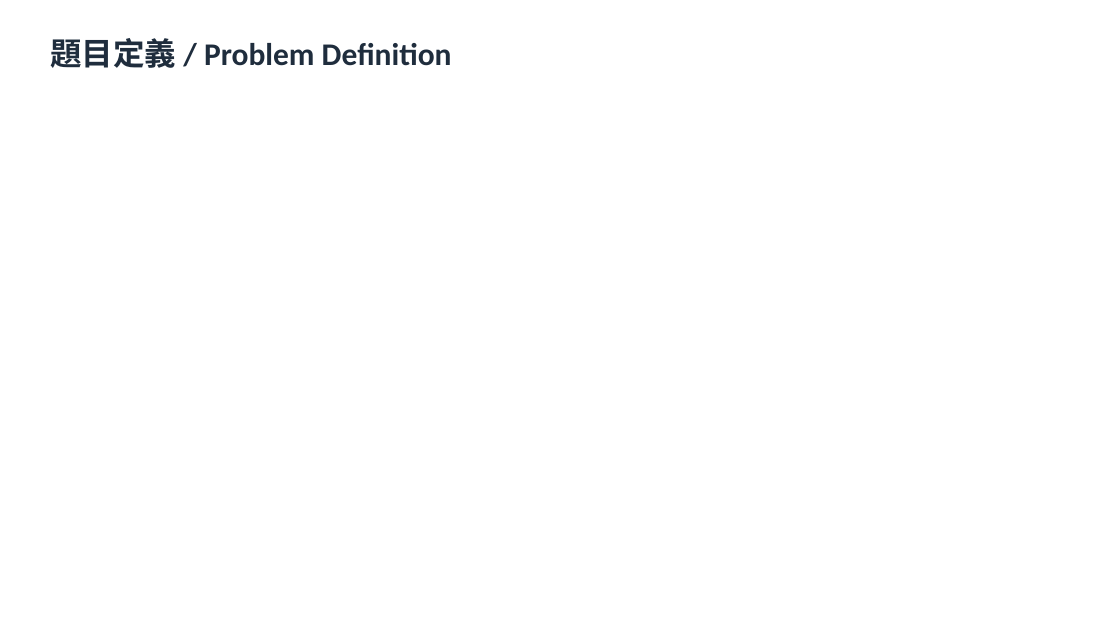
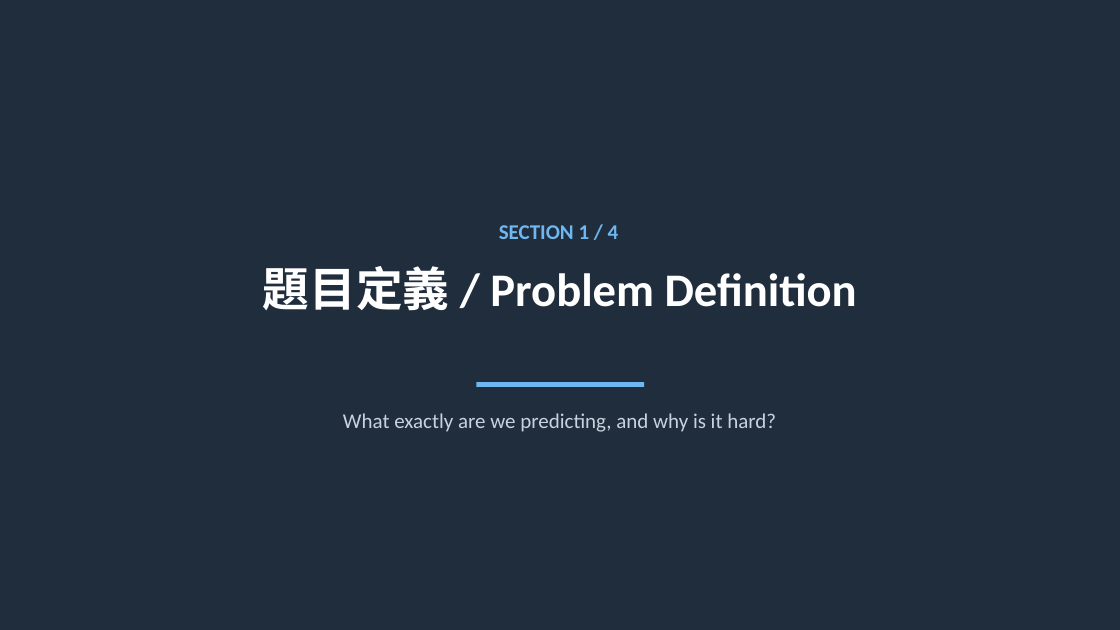
Before and after one commit to kmliy901054/cv2x-wifi-fingerprint, a slide deck: slide 3 of lab3/outputs/slides/lab3_presentation.pptx. Drawn at 1120x630 pixels with LibreOffice and Linux fonts; fonts in the diff are those of the drawing. Boxes give left, top, right and bottom in pixels: in the first picture for what was removed or moved away, otherwise in the second. Text is boxed around its words. In the diff, an @@ line names an element or a change of style, - is before the commit and + after.

```diff
--- a/lab3/outputs/slides/lab3_presentation.pptx
+++ b/lab3/outputs/slides/lab3_presentation.pptx
@@ rectangle added at (0, 0, 1120, 630), fill #1F2D3D @@
@@ text added at (499, 225, 619, 239), 18 pt, text #6FB7F0, bold @@
+SECTION 1 / 4
@@ text "題目定義 / Problem Definition": place and size @@
-text "題目定義 / Problem Definition" at (50, 38, 452, 68)
+text "題目定義 / Problem Definition" at (263, 266, 857, 311)
@@ text "題目定義 / Problem Definition" at (263, 266, 857, 311): size 27 to 40 pt, text colour #1F2D3D to #FFFFFF; alignment left to centre @@
@@ rectangle added at (476, 382, 644, 387), fill #6FB7F0 @@
@@ text added at (343, 413, 776, 432), 18 pt, text #C8D2DE @@
+What exactly are we predicting, and why is it hard?
```
Also in this commit, not shown: 4 other slides changed, 1 slide added, 1 slide removed, 2 other files.
